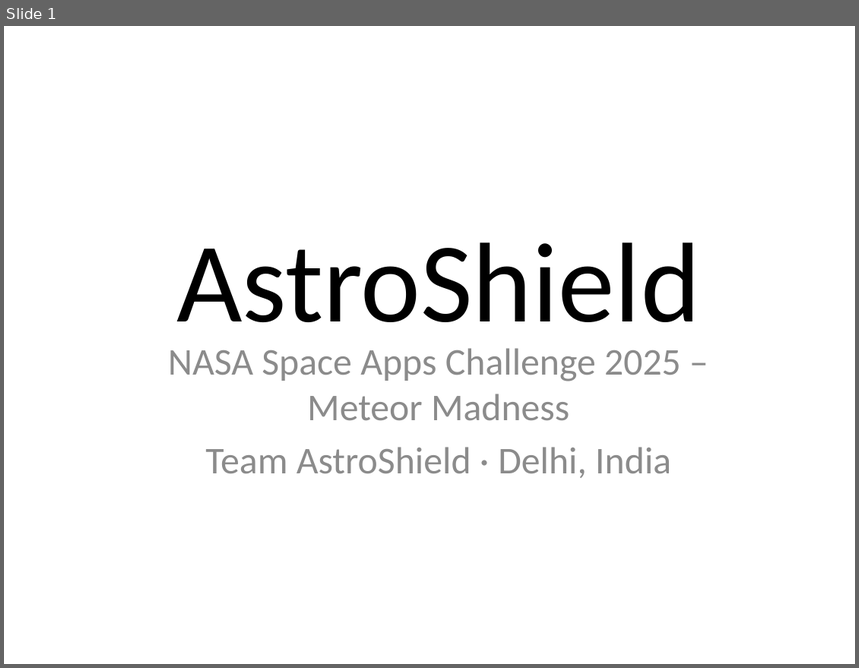
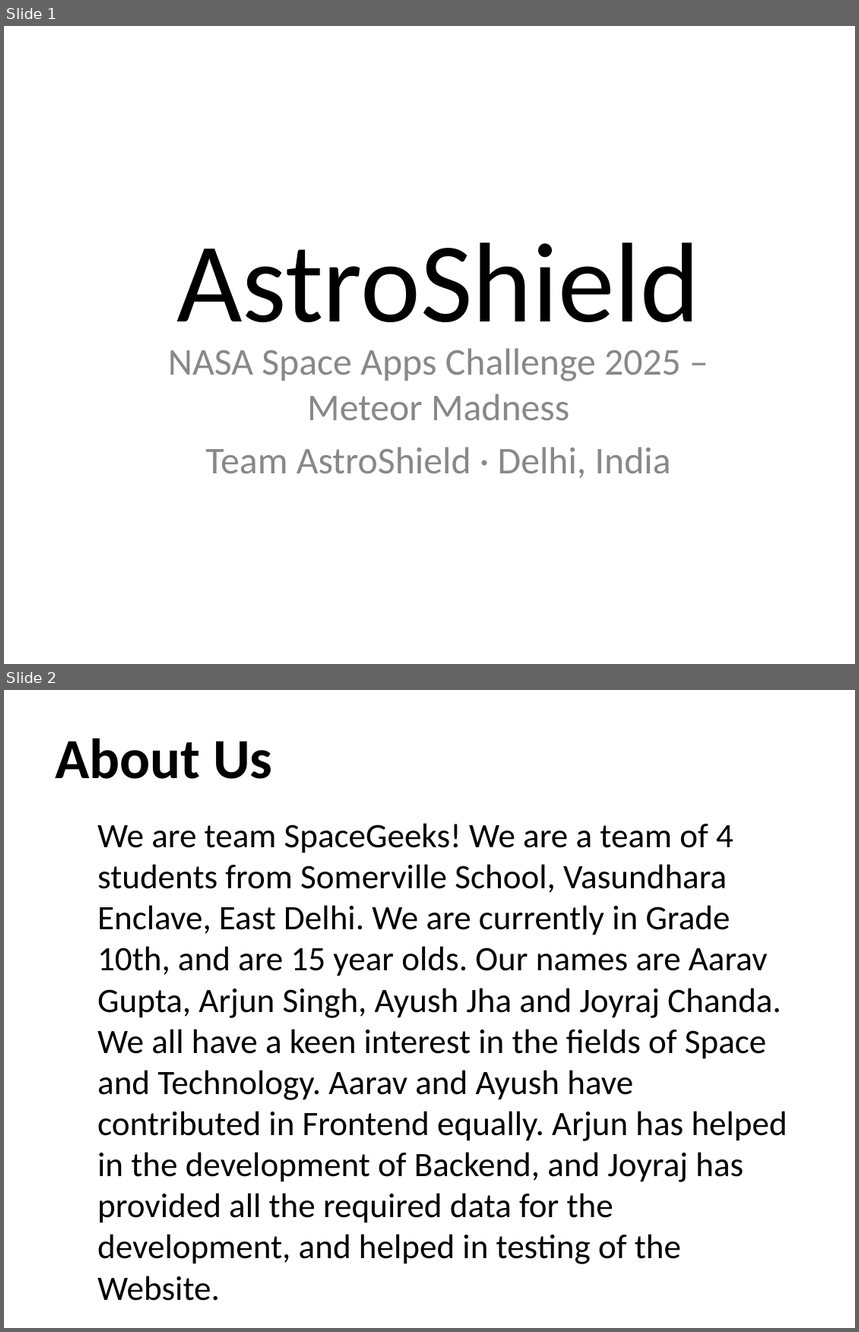
Before and after one commit to Aarav2709/AstroShield, a slide deck: docs/AstroShield.pptx. Shown one above the other, each under a label of ours: slide 1 before the commit, slides 1 and 2 after it. The pictures are 859x668 and 859x1332 pixels, drawn with LibreOffice and Linux fonts; fonts in the diff are those of the drawing. Boxes give left, top, right and bottom in pixels: in the first picture for what was removed or moved away, otherwise in the second. Text is boxed around its words. In the diff, an @@ line names an element or a change of style, - is before the commit and + after.

Commit message:
Updated PPT!

```diff
--- a/docs/AstroShield.pptx
+++ b/docs/AstroShield.pptx
@@ slide 2 added at [4, 690, 855, 1328], background #FFFFFF @@
@@ text added at [55, 738, 272, 779], 48 pt, text #000000, bold @@
+About Us
@@ text added at [97, 823, 788, 1301], 29 pt, text #000000 @@
+We are team SpaceGeeks! We are a team of 4 students from Somerville School, Vasundhara Enclave, East Delhi. We are currently in Grade 10th, and are 15 year olds. Our names are Aarav Gupta, Arjun Singh, Ayush Jha and Joyraj Chanda. We all have a keen interest in the fields of Space and Technology. Aarav and Ayush have contributed in Frontend equally. Arjun has helped in the development of Backend, and Joyraj has provided all the required data for the development, and helped in testing of the Website.
```
